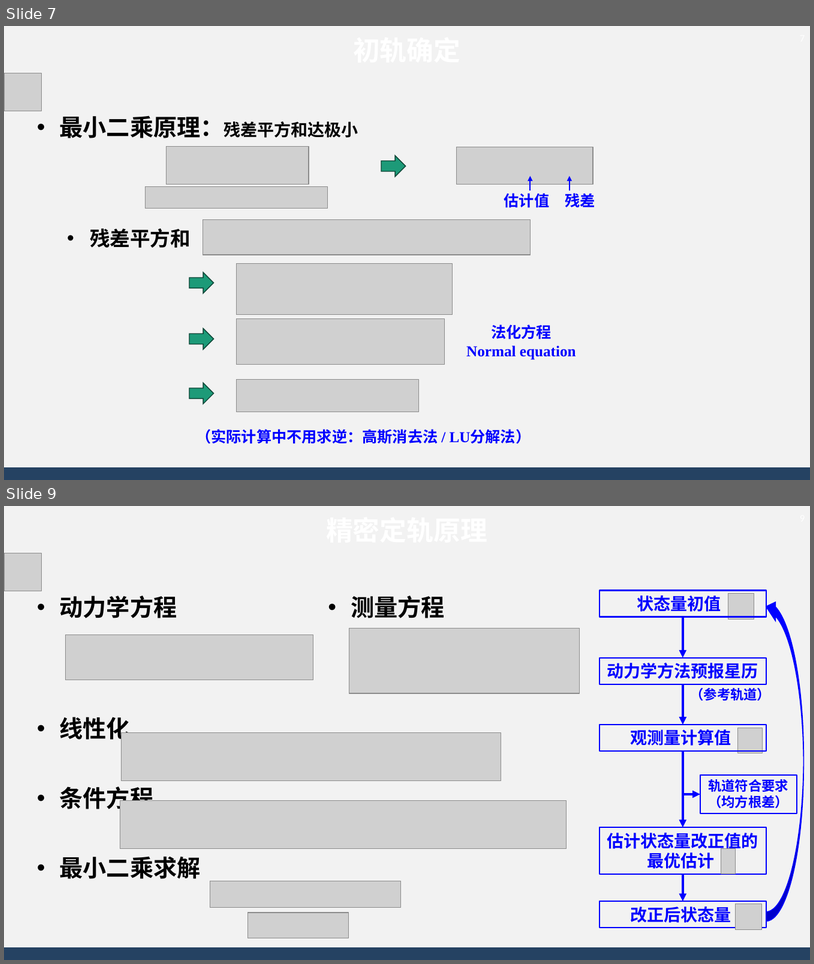
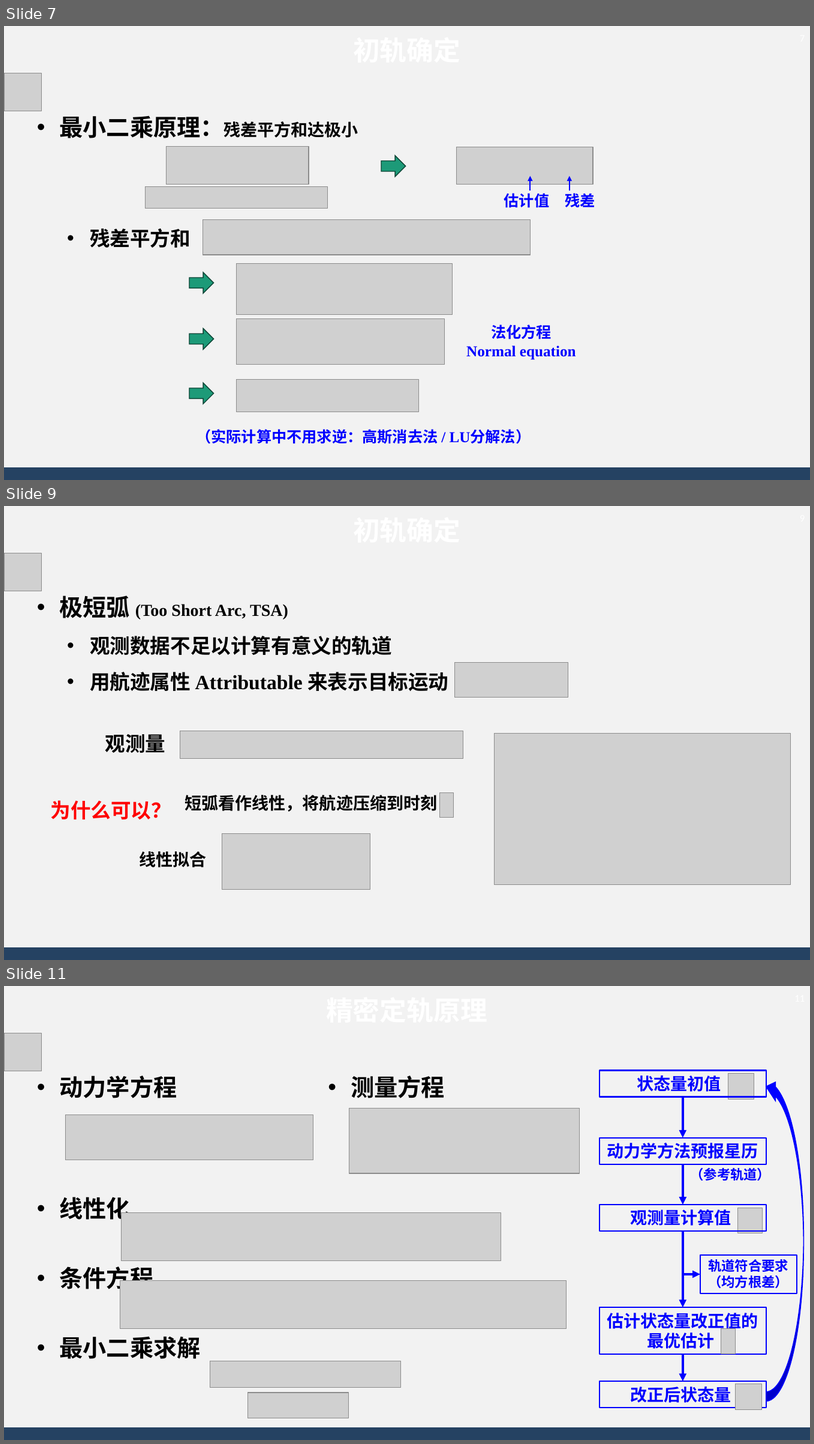
Before and after one commit to AsBackup/DAOSSA, a slide deck: 12 初轨确定和精密定轨原理.pptx. Shown one above the other, each under a label of ours: slides 7 and 9 before the commit, slides 7, 9 and 11 after it; the slides between them are not shown. The pictures are 814x964 and 814x1444 pixels, drawn with LibreOffice and Linux fonts; fonts in the diff are those of the drawing; grey boxes stand for pictures; background and template pictures are left out. Boxes give left, top, right and bottom in pixels: in the first picture for what was removed or moved away, otherwise in the second. Text is boxed around its words. In the diff, an @@ line names an element or a change of style, - is before the commit and + after.

```diff
--- a/12 初轨确定和精密定轨原理.pptx
+++ b/12 初轨确定和精密定轨原理.pptx
@@ slide 9 added at [4,506,810,960], background #F2F2F2; not listed: 1 template element that a slide beside it also shows @@
@@ text added at [4,506,810,553], 32 pt, text #FFFFFF, bold @@
+初轨确定
@@ page number added at [782,506,810,530], 12 pt, text #FFFFFF @@
+9
@@ picture added at [4,553,42,591] @@
@@ text added at [60,595,449,691], 24 pt, text #000000, bold @@
+• 极短弧 (Too Short Arc, TSA)
+  • 观测数据不足以计算有意义的轨道
+  • 用航迹属性 Attributable 来表示目标运动
@@ picture added at [455,662,569,697] @@
@@ text added at [105,734,166,753], 24 pt, text #000000, bold @@
+观测量
@@ picture added at [180,730,463,757] @@
@@ picture added at [495,733,791,884] @@
@@ picture added at [440,792,454,817] @@
@@ text added at [50,800,171,819], 24 pt, text #FF0000, bold @@
+为什么可以？
@@ text added at [185,795,438,811], 20 pt, text #000000, bold @@
+短弧看作线性，将航迹压缩到时刻
@@ picture added at [222,833,371,889] @@
@@ text added at [140,851,207,867], 20 pt, text #000000, bold @@
+线性拟合
@@ what was slide 9 is now slide 11 @@
```
Also in this commit, not shown: 4 slides changed, 1 other slide added, 1 other file.
